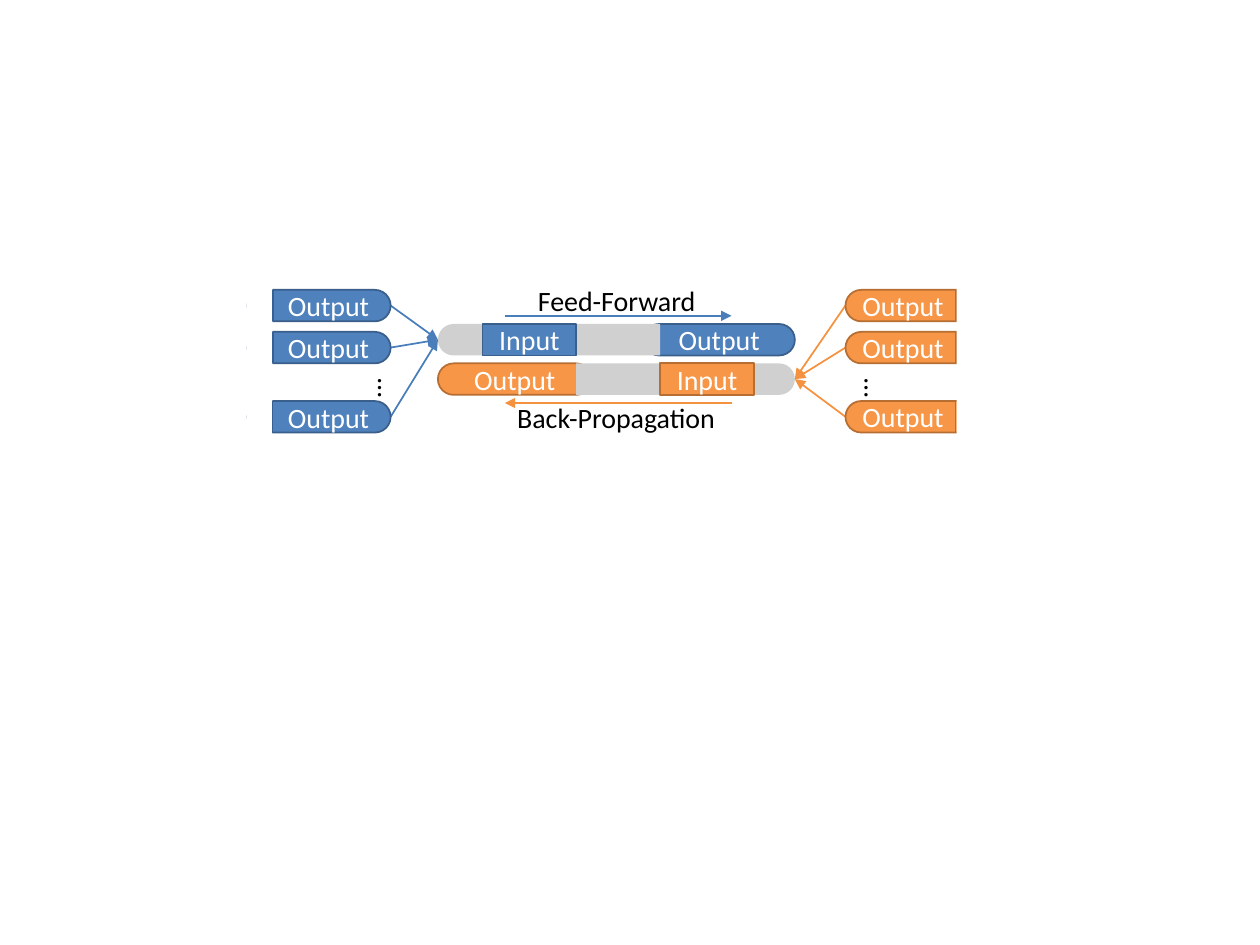
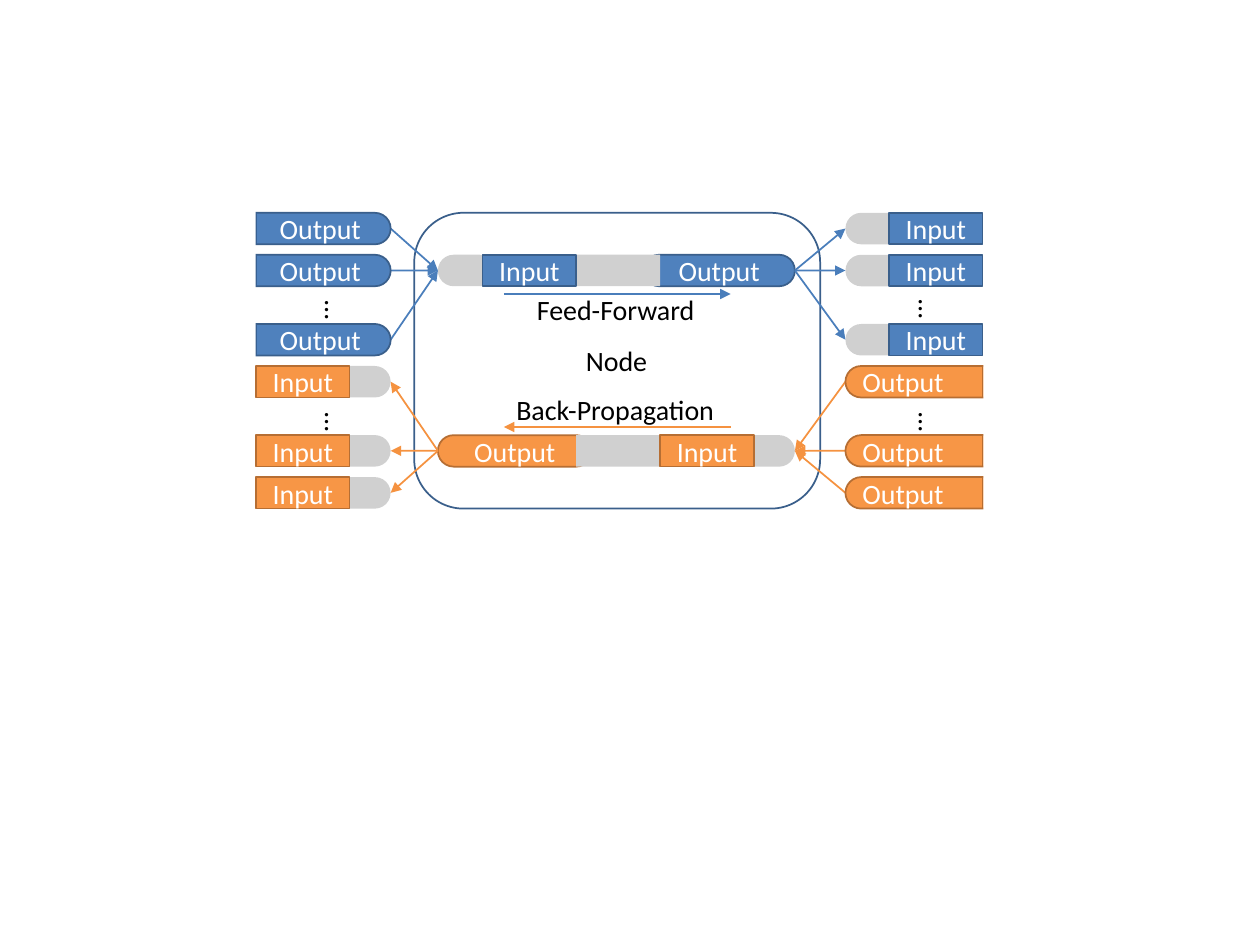
Before and after one commit to wenduow/BeefNet, a slide deck: slide 7 of trunk/pic/pic.pptx. Drawn at 1260x945 pixels with LibreOffice and Linux fonts; fonts in the diff are those of the drawing; grey boxes stand for pictures. Boxes give left, top, right and bottom in pixels: in the first picture for what was removed or moved away, otherwise in the second. Text is boxed around its words. In the diff, an @@ line names an element or a change of style, - is before the commit and + after.

```diff
--- a/trunk/pic/pic.pptx
+++ b/trunk/pic/pic.pptx
@@ rectangle: place and size @@
-rectangle at [247, 280, 273, 444]
+rectangle at [229, 200, 256, 364]
@@ rounded rectangle "Output": place and size @@
-rounded rectangle "Output" at [248, 290, 392, 321]
+rounded rectangle "Output" at [231, 213, 391, 244]
@@ arrow moved from (391, 306) - (438, 340) to (391, 228) - (438, 271) @@
@@ rounded rectangle "Output": place and size @@
-rounded rectangle "Output" at [248, 331, 392, 363]
+rounded rectangle "Output" at [231, 255, 391, 286]
@@ 3 lines: place and size @@
-3 lines at [272, 290, 273, 433]
+3 lines at [256, 213, 256, 357]
@@ rectangle "Input": place and size @@
-rectangle "Input" at [483, 324, 576, 355]
+rectangle "Input" at [483, 255, 576, 286]
@@ rounded rectangle "Output": place and size @@
-rounded rectangle "Output" at [644, 324, 795, 355]
+rounded rectangle "Output" at [644, 255, 795, 286]
@@ arrow moved from (391, 417) - (438, 340) to (391, 340) - (438, 271) @@
@@ arrow moved from (391, 348) - (438, 340) to (391, 271) - (438, 271) @@
@@ arrow moved from (505, 316) - (732, 316) to (504, 294) - (731, 294) @@
@@ text "Feed-Forward" rewrapped from [538, 291, 695, 317] to [537, 300, 694, 321] @@
@@ rounded rectangle "Output": place and size @@
-rounded rectangle "Output" at [248, 401, 392, 432]
+rounded rectangle "Output" at [231, 324, 391, 355]
@@ group added at [256, 213, 983, 509]: 10 pictures, 6 rectangles, 6 arrows, 3 texts, 1 rounded rectangle @@
+Input
+Input
+Input
+Input
+Input
+Input
+…
+…
+Node
@@ rectangle: place and size @@
-rectangle at [956, 277, 985, 441]
+rectangle at [984, 357, 1011, 520]
@@ text "Back-Propagation": place and size @@
-text "Back-Propagation" at [517, 408, 715, 433]
+text "Back-Propagation" at [516, 400, 714, 427]
@@ group removed at [438, 324, 795, 394]: 4 pictures @@
@@ arrow moved from (845, 306) - (795, 379) to (845, 382) - (795, 451) @@
@@ rounded rectangle "Output": place and size @@
-rounded rectangle "Output" at [845, 290, 983, 321]
+rounded rectangle "Output" at [845, 365, 1008, 397]
@@ line moved from (956, 290) - (956, 321) to (983, 365) - (983, 397) @@
@@ text "…": place and size @@
-text "…" at [353, 365, 412, 399]
+text "…" at [300, 399, 359, 433]
@@ text "…": place and size @@
-text "…" at [839, 365, 898, 399]
+text "…" at [893, 399, 953, 433]
@@ rounded rectangle "Output": place and size @@
-rounded rectangle "Output" at [438, 363, 592, 394]
+rounded rectangle "Output" at [438, 435, 592, 466]
@@ arrow moved from (732, 403) - (505, 403) to (731, 427) - (504, 427) @@
@@ rectangle "Input": place and size @@
-rectangle "Input" at [660, 363, 753, 394]
+rectangle "Input" at [660, 435, 753, 466]
@@ rounded rectangle "Output": place and size @@
-rounded rectangle "Output" at [845, 331, 983, 363]
+rounded rectangle "Output" at [845, 435, 1008, 466]
@@ line moved from (956, 333) - (956, 364) to (983, 436) - (983, 467) @@
@@ arrow moved from (845, 417) - (795, 379) to (845, 493) - (795, 451) @@
@@ arrow moved from (845, 348) - (795, 379) to (845, 451) - (795, 451) @@
@@ rounded rectangle "Output": place and size @@
-rounded rectangle "Output" at [845, 401, 983, 432]
+rounded rectangle "Output" at [845, 478, 1008, 509]
@@ line moved from (955, 402) - (955, 433) to (983, 478) - (983, 509) @@
```
Also in this commit, not shown: 1 other slide changed, 1 slide added, 6 other files.
